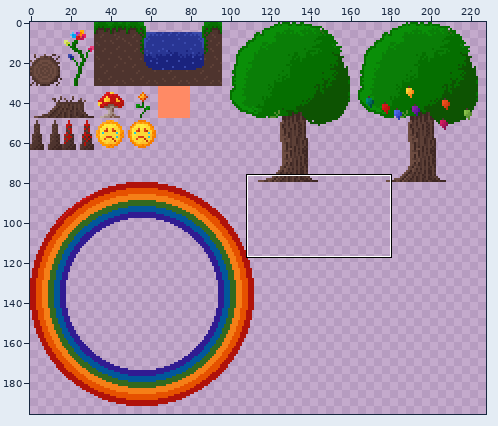
Sprite sheet, stored at assets/tiles/forest_tiles.png. Above: a wide view before the commit, with the close-up outlined.
Close-up. Earlier state:
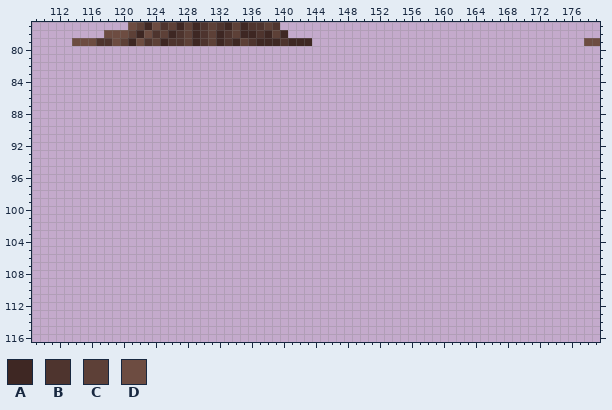
The file is 256x256 pixels. Shown: x 109..179, y 77..116. The wide view leaves out empty margins.
Palette (. is transparent): A #3e2723  B #4e342e  C #5d4037  D #6d4c41
Pixels before (only the part around the change), first column x 109:
 77 ............DCADBCACABCBACABBCB........................................
 78 .........DDDCADBCABCABCABCAABACA.......................................
 79 .....DDDBBDCADBCABBCABCABACBAAABAAA..................................DD
 80 .......................................................................
 81 .......................................................................
 82 .......................................................................
 83 .......................................................................
 84 .......................................................................
 85 .......................................................................
 86 .......................................................................
 87 .......................................................................
 88 .......................................................................
 89 .......................................................................
 90 .......................................................................
 91 .......................................................................
 92 .......................................................................
 93 .......................................................................
 94 .......................................................................
 95 .......................................................................
 96 .......................................................................
 97 .......................................................................
 98 .......................................................................
 99 .......................................................................
100 .......................................................................
101 .......................................................................
102 .......................................................................
103 .......................................................................
104 .......................................................................
105 .......................................................................
106 .......................................................................
107 .......................................................................
108 .......................................................................
109 .......................................................................
110 .......................................................................
111 .......................................................................
112 .......................................................................
113 .......................................................................
114 .......................................................................
115 .......................................................................
Once edited:
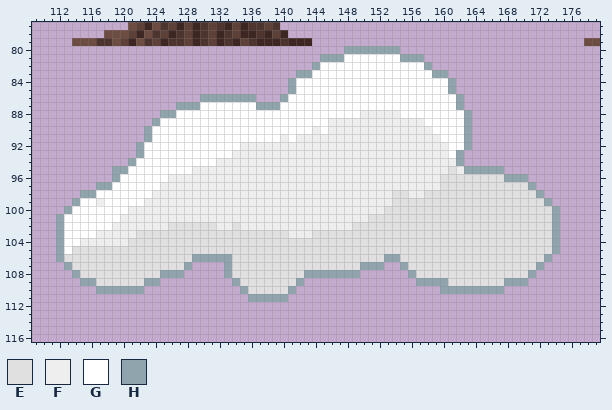
Colours new in this view: E #e0e0e0  F #eeeeee  G #ffffff  H #90a4ae
Commit message: De kakte op de bril van de man.
Change:
The author put colour E in row 95 at x 161; in row 96 at x 160 to 167; in row 97 at x 160 to 170; in row 98 at x 154 to 155 and 158 to 171; in row 99 at x 154 to 172; in row 100 at x 153 to 173.
The author put colour E in row 101 at x 151 to 173; in row 102 at x 126 to 131, 134 and 149 to 173; in row 103 at x 122 to 140 and 144 to 173; in row 104 at x 121 to 173; in row 105 at x 114 to 173; in row 106 at x 113 to 128, 134 to 152 and 155 to 172.
The author put colour E in row 107 at x 114 to 127, 134 to 149 and 156 to 171; in row 108 at x 115 to 124, 134 to 142 and 157 to 170; in row 109 at x 117 to 122, 135 to 141 and 161 to 167; in row 110 at x 136 to 140.
The author put colour F in row 88 at x 150 to 154; in row 89 at x 146 to 157; in row 90 at x 144 and 146 to 158; in row 91 at x 140 and 142 to 159; in row 92 at x 135 to 160; in row 93 at x 134 to 160.
The author put colour F in row 94 at x 132 to 161; in row 95 at x 129 to 160 and 162; in row 96 at x 126 to 159; in row 97 at x 125 to 159; in row 98 at x 124 to 153 and 156 to 157; in row 99 at x 117 and 123 to 153.
The author put colour F in row 100 at x 121 to 152; in row 101 at x 120 to 150; in row 102 at x 119 to 125, 132 to 133 and 135 to 148; in row 103 at x 117 to 121 and 141 to 143; in row 104 at x 115 to 120.
The author put colour G in row 81 at x 148 to 154; in row 82 at x 145 to 157; in row 83 at x 144 to 158; in rows 84 to 85 at x 142 to 160; in row 86 at x 141 to 161; in row 87 at x 130 to 136 and 140 to 161.
The author put colour G in row 88 at x 127 to 149 and 155 to 162; in row 89 at x 125 to 145 and 158 to 162; in row 90 at x 124 to 143, 145 and 159 to 162; in row 91 at x 124 to 139, 141 and 160 to 162; in row 92 at x 123 to 134 and 161 to 162; in row 93 at x 123 to 133 and 161.
The author put colour G in row 94 at x 122 to 131; in row 95 at x 121 to 128; in row 96 at x 120 to 125; in row 97 at x 119 to 124; in row 98 at x 117 to 123; in row 99 at x 115 to 116 and 118 to 122.
The author put colour G in row 100 at x 114 to 120; in row 101 at x 113 to 119; in row 102 at x 113 to 118; in row 103 at x 113 to 116; in row 104 at x 113 to 114; in row 105 at x 113.
The author put colour H in row 80 at x 148 to 154; in row 81 at x 145 to 147 and 155 to 157; in row 82 at x 144 and 158; in row 83 at x 142 to 143 and 159 to 160; in rows 84 to 85 at x 141 and 161; in row 86 at x 130 to 136, 140 and 162.
The author put colour H in row 87 at x 127 to 129, 137 to 139 and 162; in row 88 at x 125 to 126 and 163; in row 89 at x 124 and 163; in rows 90 to 91 at x 123 and 163; in row 92 at x 122 and 163; in row 93 at x 122 and 162.
The author put colour H in row 94 at x 121 and 162; in row 95 at x 119 to 120 and 163 to 167; in row 96 at x 119 and 168 to 170; in row 97 at x 117 to 118 and 171; in row 98 at x 115 to 116 and 172; in row 99 at x 114 and 173.
The author put colour H in row 100 at x 113 and 174; in rows 101 to 105 at x 112 and 174; in row 106 at x 112, 129 to 133, 153 to 154 and 173; in row 107 at x 113, 128, 133, 150 to 152, 155 and 172; in row 108 at x 114, 125 to 127, 133, 143 to 149, 156 and 171; in row 109 at x 115 to 116, 123 to 124, 134, 142, 157 to 160 and 168 to 170.
The author put colour H in row 110 at x 117 to 122, 135, 141 and 160 to 167; in row 111 at x 136 to 140.
Pixel boxes of the changes (left, top, right, bottom) in both close-ups:
added: (56, 46, 560, 302)
